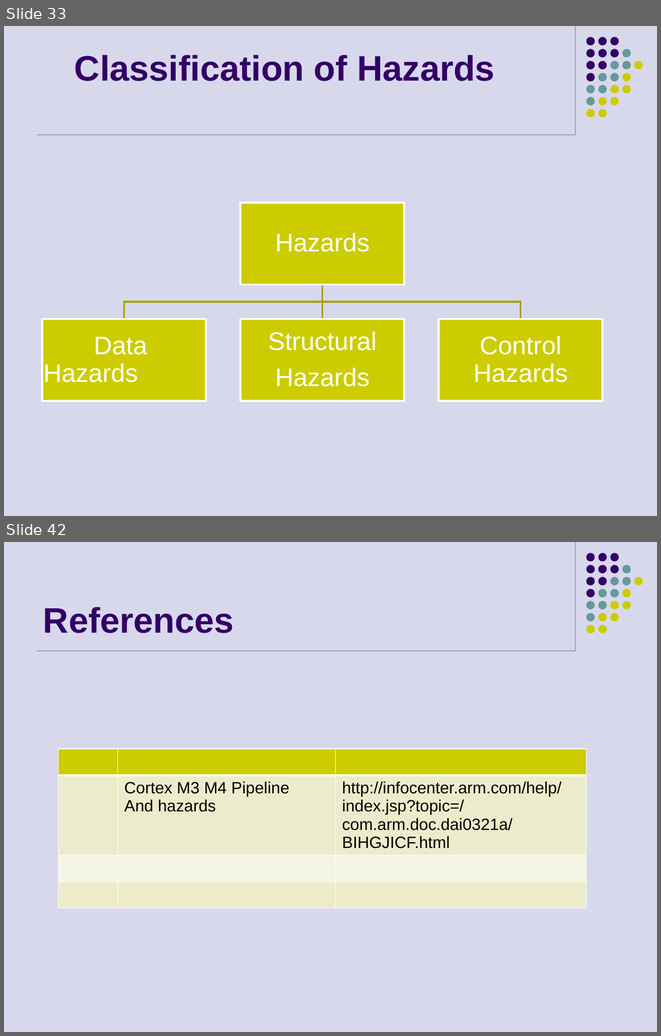
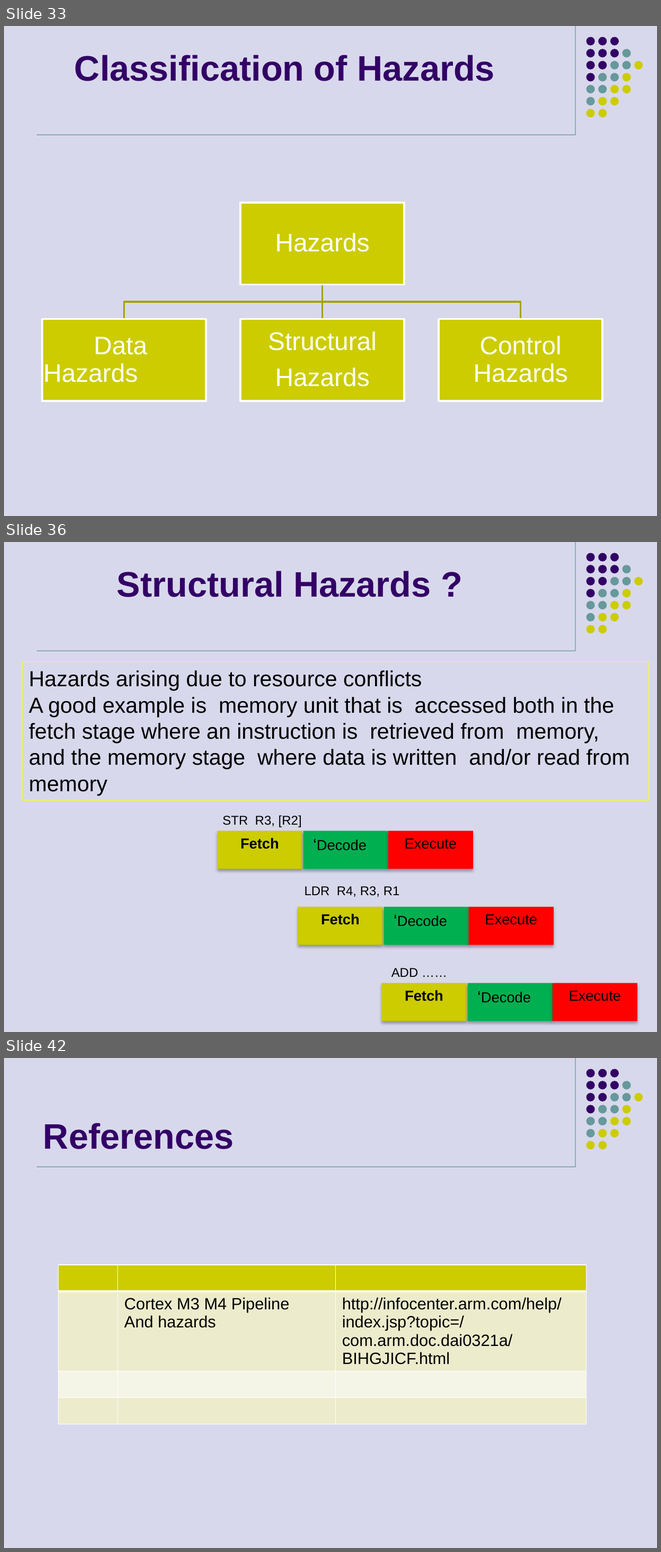
Before and after one commit to girishsukukumar/ARM-Architecture, a slide deck: Module-3.pptx. Shown one above the other, each under a label of ours: slides 33 and 42 before the commit, slides 33, 36 and 42 after it; the slides between them are not shown. The pictures are 661x1036 and 661x1552 pixels, drawn with LibreOffice and Linux fonts; fonts in the diff are those of the drawing. Boxes give left, top, right and bottom in pixels: in the first picture for what was removed or moved away, otherwise in the second. Text is boxed around its words. In the diff, an @@ line names an element or a change of style, - is before the commit and + after.

```diff
--- a/Module-3.pptx
+++ b/Module-3.pptx
@@ slide 36 added at (x1=4, y1=542, x2=657, y2=1032), background #D8D8EC; not listed: 33 template elements that a slide beside it also shows @@
@@ text added at (x1=117, y1=571, x2=431, y2=597), 39 pt, text #330066, bold @@
+Structural Hazards ?
@@ rectangle added at (x1=22, y1=661, x2=648, y2=800), outline #FFFF00 0.75 pt, 24 pt, text #000000 @@
+Hazards arising due to resource conflicts
+A good example is memory unit that is accessed both in the
+fetch stage where an instruction is retrieved from memory,
+and the memory stage where data is written and/or read from
+memory
@@ text added at (x1=222, y1=815, x2=302, y2=827), 14 pt, text #000000 @@
+STR R3, [R2]
@@ rectangle added at (x1=218, y1=831, x2=302, y2=868), fill #CCCC00, 16 pt, text #000000, bold @@
+Fetch
@@ rectangle added at (x1=303, y1=831, x2=388, y2=868), fill #00B050, 16 pt, text #000000 @@
+‘Decode
@@ rectangle added at (x1=388, y1=831, x2=473, y2=868), fill #FF0000, 16 pt, text #000000 @@
+Execute
@@ text added at (x1=305, y1=886, x2=400, y2=897), 14 pt, text #000000 @@
+LDR R4, R3, R1
@@ rectangle added at (x1=298, y1=906, x2=383, y2=944), fill #CCCC00, 16 pt, text #000000, bold @@
+Fetch
@@ rectangle added at (x1=384, y1=906, x2=469, y2=944), fill #00B050, 16 pt, text #000000 @@
+‘Decode
@@ rectangle added at (x1=469, y1=906, x2=554, y2=944), fill #FF0000, 16 pt, text #000000 @@
+Execute
@@ text added at (x1=391, y1=968, x2=418, y2=977), 14 pt, text #000000 @@
+ADD ……
@@ rectangle added at (x1=381, y1=983, x2=466, y2=1021), fill #CCCC00, 16 pt, text #000000, bold @@
+Fetch
@@ rectangle added at (x1=468, y1=983, x2=553, y2=1021), fill #00B050, 16 pt, text #000000 @@
+‘Decode
@@ rectangle added at (x1=553, y1=983, x2=637, y2=1021), fill #FF0000, 16 pt, text #000000 @@
+Execute
```
Also in this commit, not shown: 2 slides changed, 5 other slides added, 6 slides removed.
